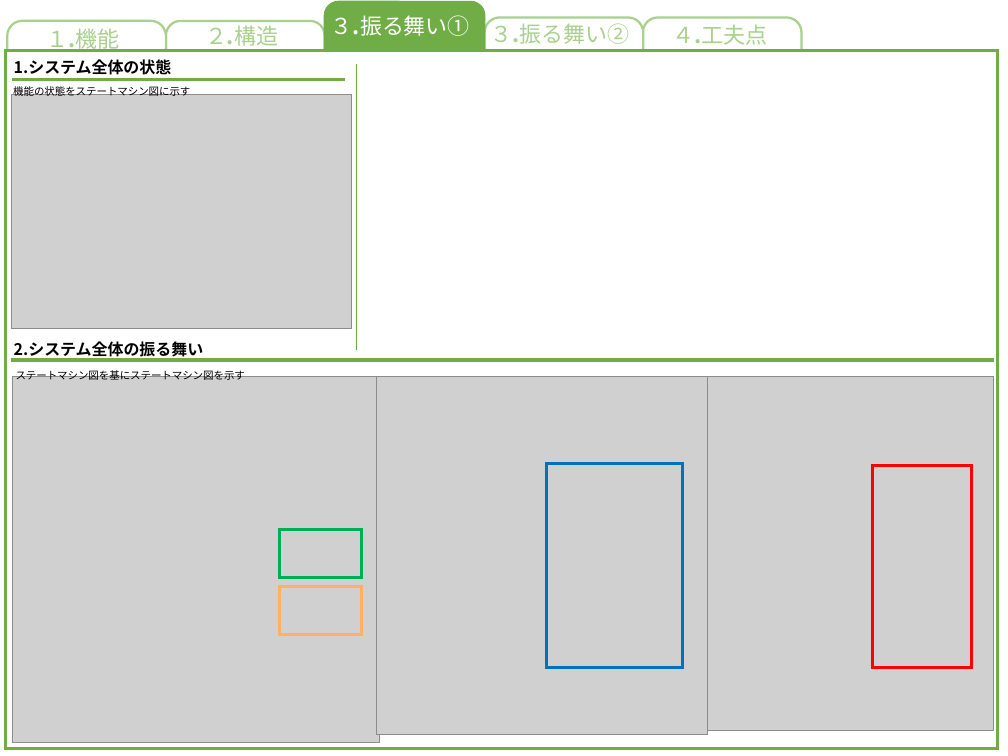
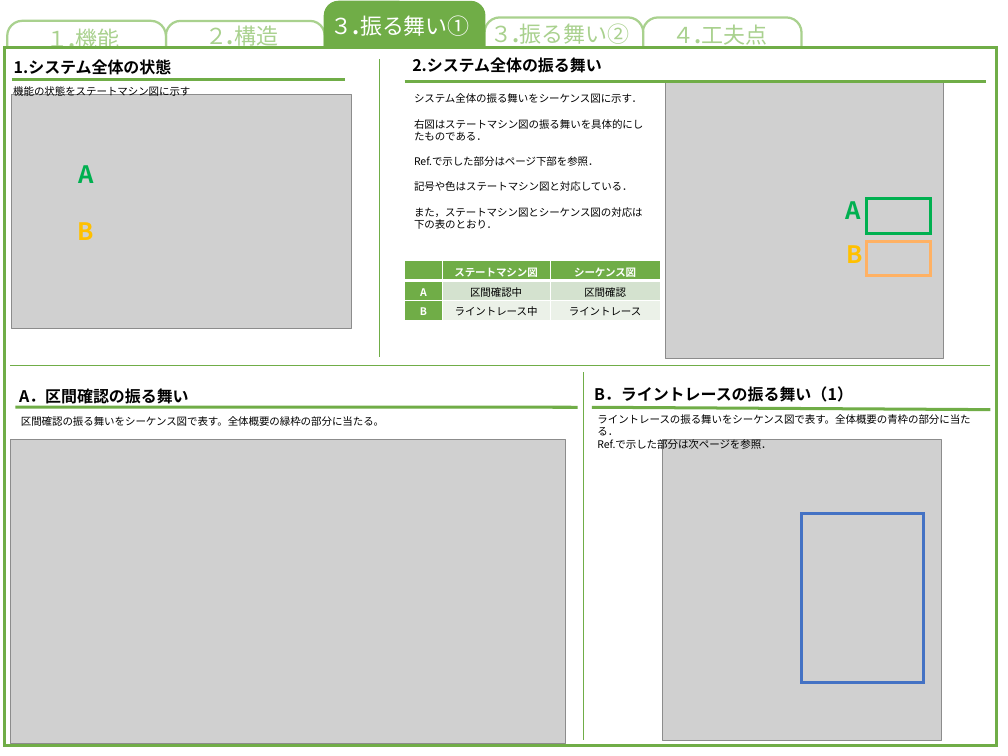
Before and after one commit to akita-lab-2019/model, a slide deck: slide 1 of PowerPoint/振る舞いモデル.pptx. Drawn at 1008x756 pixels with LibreOffice and Linux fonts; fonts in the diff are those of the drawing; grey boxes stand for pictures. Boxes give left, top, right and bottom in pixels: in the first picture for what was removed or moved away, otherwise in the second. Text is boxed around its words. In the diff, an @@ line names an element or a change of style, - is before the commit and + after.

Commit message:
update: 振る舞いモデル

```diff
--- a/PowerPoint/振る舞いモデル.pptx
+++ b/PowerPoint/振る舞いモデル.pptx
@@ line moved from (356, 63) - (356, 349) to (379, 59) - (379, 356) @@
@@ text "2.システム全体の振る舞い": place and size @@
-text "2.システム全体の振る舞い" at box(14, 341, 203, 360)
+text "2.システム全体の振る舞い" at box(412, 57, 601, 73)
@@ line added from (405, 81) to (986, 81), #70AD47 3 pt @@
@@ picture: place and size @@
-picture at box(12, 377, 379, 742)
+picture at box(665, 82, 943, 359)
@@ text at box(414, 93, 643, 229): text changed @@
-ステートマシン図を基にステートマシン図を示す
+システム全体の振る舞いをシーケンス図に示す．
+右図はステートマシン図の振る舞いを具体的にしたものである．
+Ref.で示した部分はページ下部を参照．
+記号や色はステートマシン図と対応している．
+また，ステートマシン図とシーケンス図の対応は下の表のとおり．
@@ text added at box(78, 165, 93, 183), 24 pt, text #00B050, bold @@
+A
@@ text added at box(845, 201, 860, 219), 24 pt, text #00B050, bold @@
+A
@@ rectangle: place and size @@
-rectangle at box(279, 529, 361, 577)
+rectangle at box(867, 198, 931, 233)
@@ text added at box(78, 222, 94, 240), 24 pt, text #FFC000, bold @@
+B
@@ table added at box(405, 261, 660, 320), 3 rows, 3 columns @@
+ | ステートマシン図 | シーケンス図
+A | 区間確認中 | 区間確認
+B | ライントレース中 | ライントレース
@@ text added at box(846, 245, 862, 263), 24 pt, text #FFC000, bold @@
+B
@@ rectangle: place and size @@
-rectangle at box(279, 587, 361, 635)
+rectangle at box(867, 241, 931, 276)
@@ line moved from (12, 360) - (994, 360) to (991, 365) - (9, 365) @@
@@ line (991, 365) - (9, 365): stroke #70AD47 3 pt to #70AD47 0.5 pt @@
@@ text added at box(19, 388, 189, 407), 16 pt, text #000000, bold @@
+A．区間確認の振る舞い
@@ line added from (583, 372) to (583, 740), #70AD47 0.5 pt @@
@@ text added at box(594, 386, 853, 402), 16 pt, text #000000, bold @@
+B．ライントレースの振る舞い（1）
@@ picture removed at box(708, 377, 994, 730) @@
@@ line added from (15, 407) to (577, 408), #70AD47 3 pt @@
@@ text added at box(21, 416, 384, 426), 10.5 pt, text #000000 @@
+区間確認の振る舞いをシーケンス図で表す。全体概要の緑枠の部分に当たる。
@@ line added from (592, 408) to (991, 410), #70AD47 3 pt @@
@@ text added at box(597, 414, 970, 451), 10.5 pt, text #000000 @@
+ライントレースの振る舞いをシーケンス図で表す。全体概要の青枠の部分に当たる．
+Ref.で示した部分は次ページを参照．
@@ picture added at box(11, 439, 566, 744) @@
@@ picture: place and size @@
-picture at box(377, 377, 708, 734)
+picture at box(662, 439, 942, 740)
@@ rectangle removed at box(547, 463, 683, 667) @@
@@ rectangle: place and size @@
-rectangle at box(872, 466, 971, 667)
+rectangle at box(801, 514, 923, 683)
@@ rectangle at box(801, 514, 923, 683): outline #FF0000 3 pt to #4472C4 3 pt @@
```
Also in this commit, not shown: 1 other slide changed, 1 other file.
